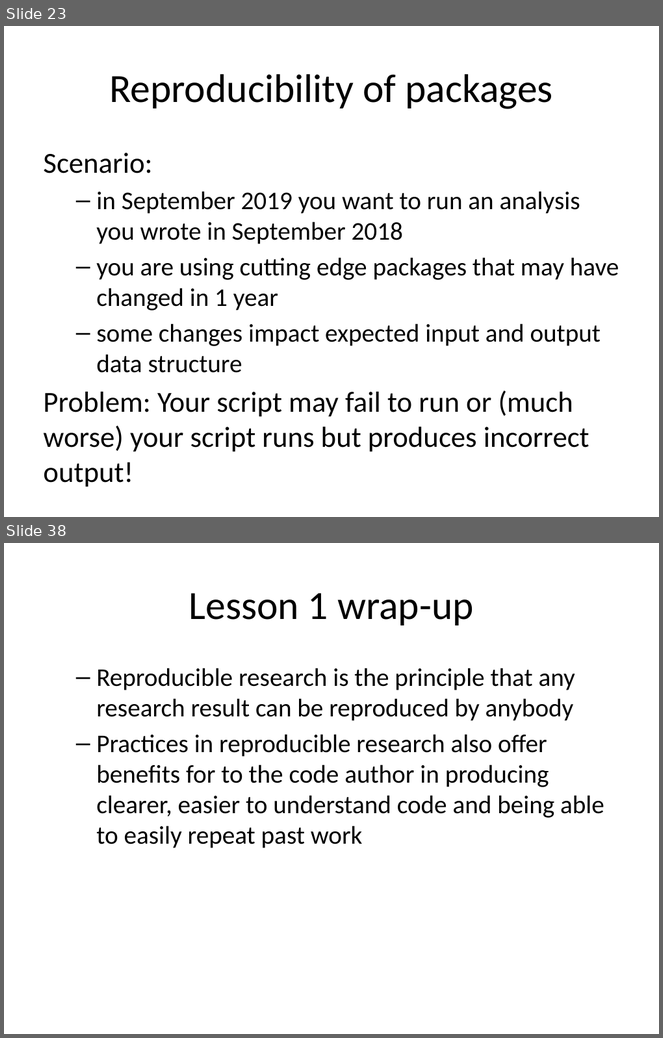
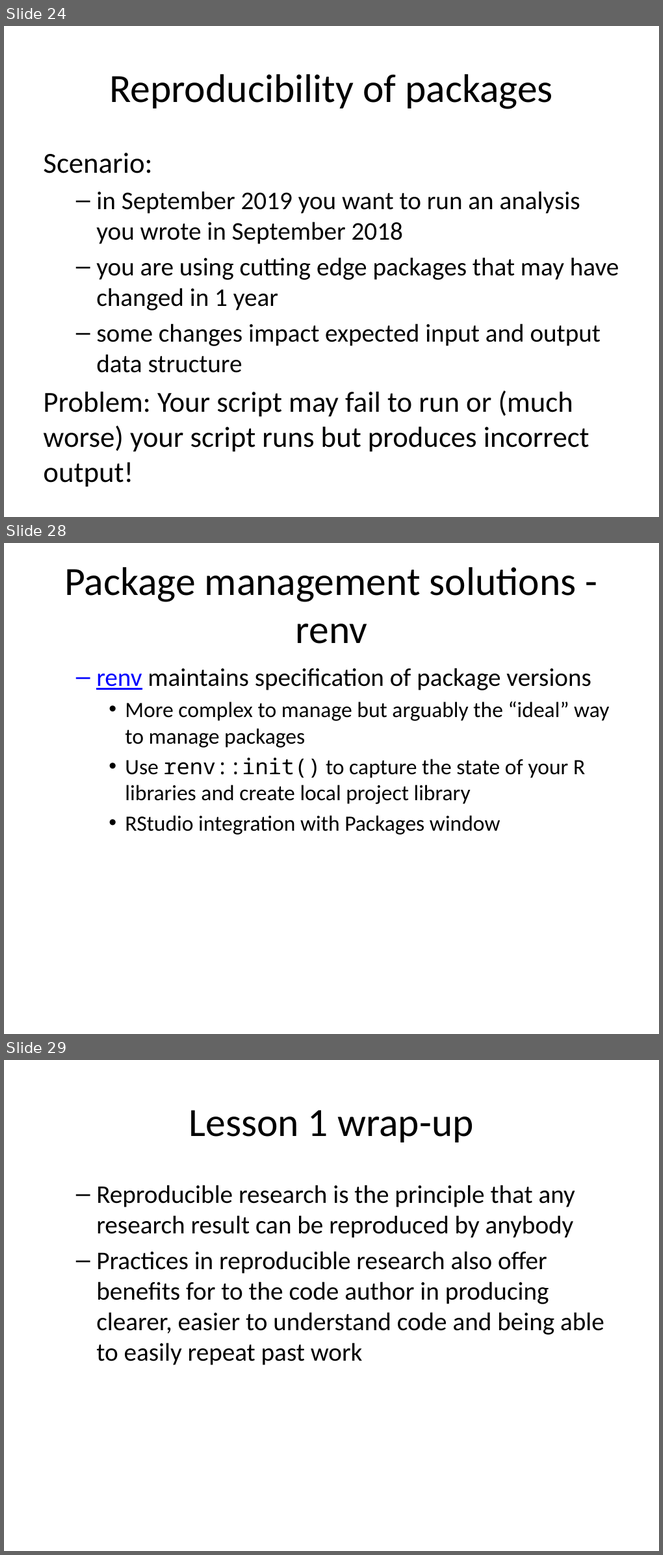
Before and after one commit to pcmathias/MSACL-intermediate-R-course, a slide deck: slides/01---Reproducible-Research.pptx. Shown one above the other, each under a label of ours: slides 23 and 38 before the commit, slides 24, 28 and 29 after it; the slides between them are not shown. The pictures are 663x1038 and 663x1555 pixels, drawn with LibreOffice and Linux fonts; fonts in the diff are those of the drawing. Boxes give left, top, right and bottom in pixels: in the first picture for what was removed or moved away, otherwise in the second. Text is boxed around its words. In the diff, an @@ line names an element or a change of style, - is before the commit and + after.

```diff
--- a/slides/01---Reproducible-Research.pptx
+++ b/slides/01---Reproducible-Research.pptx
@@ slide 28 added at (4, 543, 659, 1034), background #FFFFFF @@
@@ title added at (64, 567, 577, 644), 44 pt, text #000000 @@
+Package management solutions - renv
@@ text added at (96, 668, 609, 835), 24 pt, text #000000 @@
+  – renv maintains specification of package versions
+    • More complex to manage but arguably the “ideal” way to manage packages
+    • Use renv::init() to capture the state of your R libraries and create local project library
+    • RStudio integration with Packages window
@@ what was slide 23 is now slide 24 @@
@@ what was slide 38 is now slide 29 @@
```
Also in this commit, not shown: 11 slides changed, 5 other slides added, 15 slides removed, 5 other files.
